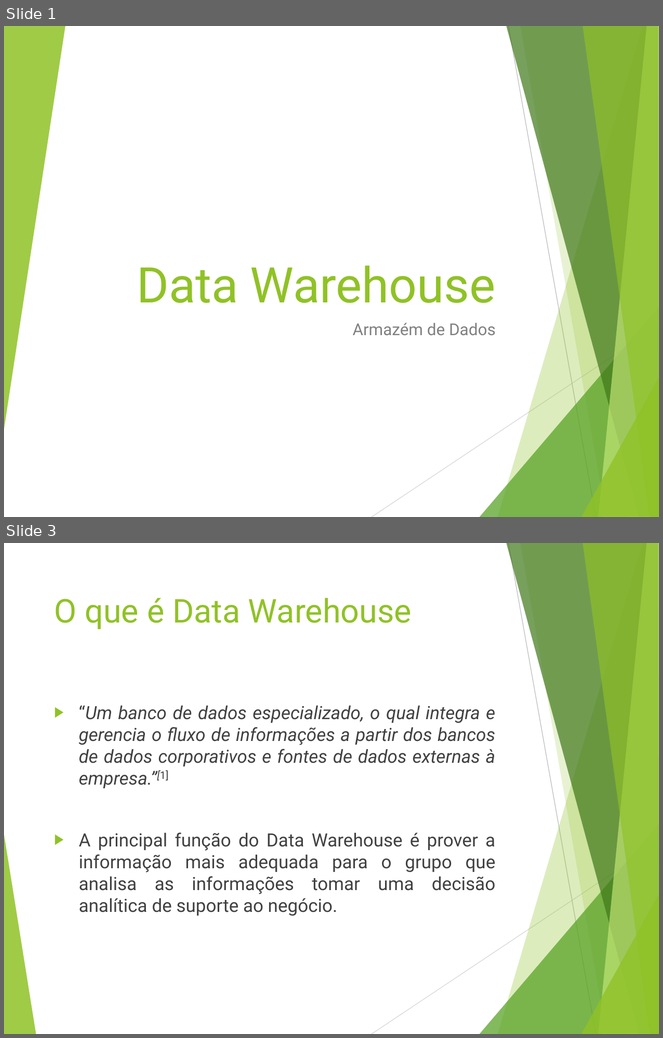
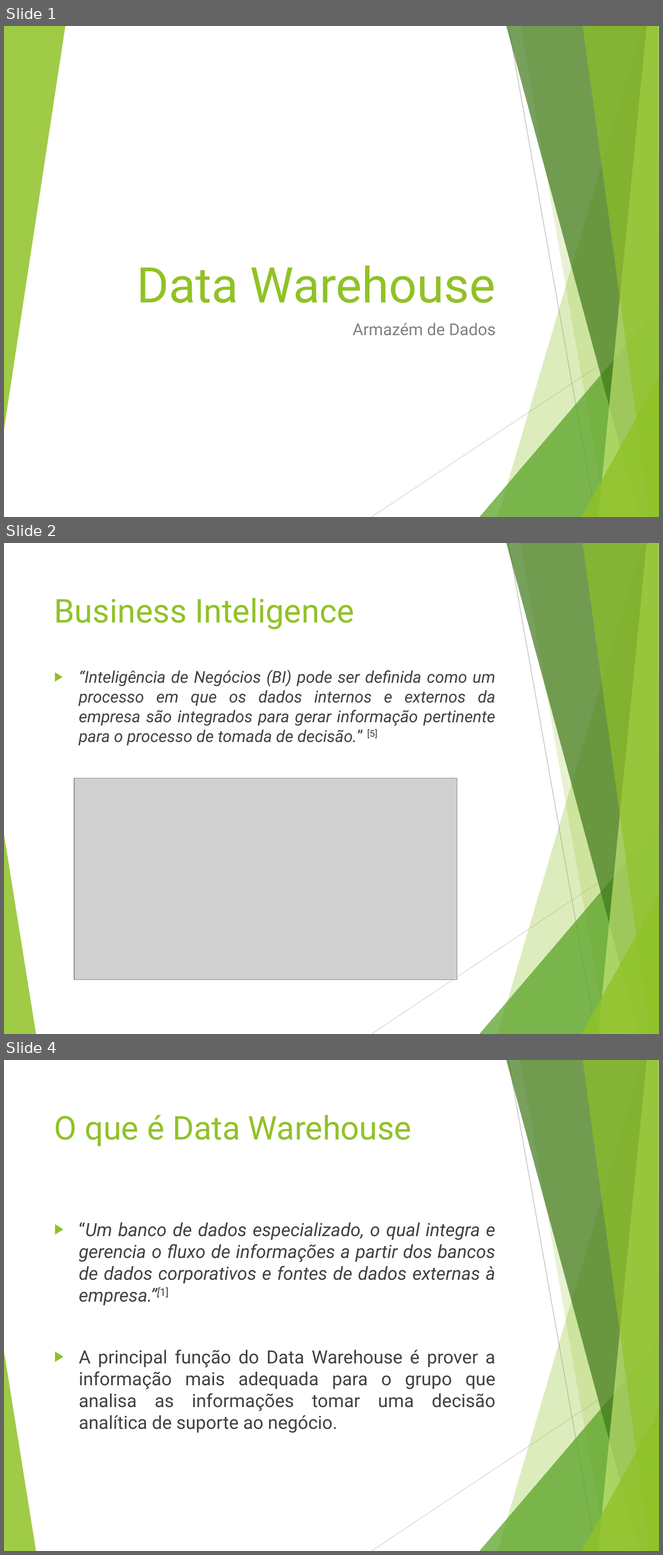
Before and after one commit to rodrigofegui/UnB-BancoDeDados-2016.2, a slide deck: Seminario/Data Warehouse.pptx. Shown one above the other, each under a label of ours: slides 1 and 3 before the commit, slides 1, 2 and 4 after it; the slides between them are not shown. The pictures are 663x1038 and 663x1555 pixels, drawn with LibreOffice and Linux fonts; fonts in the diff are those of the drawing; grey boxes stand for pictures. Boxes give left, top, right and bottom in pixels: in the first picture for what was removed or moved away, otherwise in the second. Text is boxed around its words. In the diff, an @@ line names an element or a change of style, - is before the commit and + after.

```diff
--- a/Seminario/Data Warehouse.pptx
+++ b/Seminario/Data Warehouse.pptx
@@ slide 2 added at (4, 543, 659, 1034), background #FFFFFF; not listed: 10 template elements that a slide beside it also shows @@
@@ title added at (54, 598, 354, 629), 36 pt, text #90C226 @@
+Business Inteligence
@@ text added at (79, 670, 495, 746), 18 pt, text #404040, italic @@
+▶ “Inteligência de Negócios (BI) pode ser definida como um processo em que os dados internos e externos da empresa são integrados para gerar informação pertinente para o processo de tomada de decisão.” [5]
@@ picture added at (74, 778, 457, 980) @@
@@ what was slide 3 is now slide 4 @@
```
Also in this commit, not shown: 4 slides changed, 2 other slides added, 1 slide removed, 1 other file.
